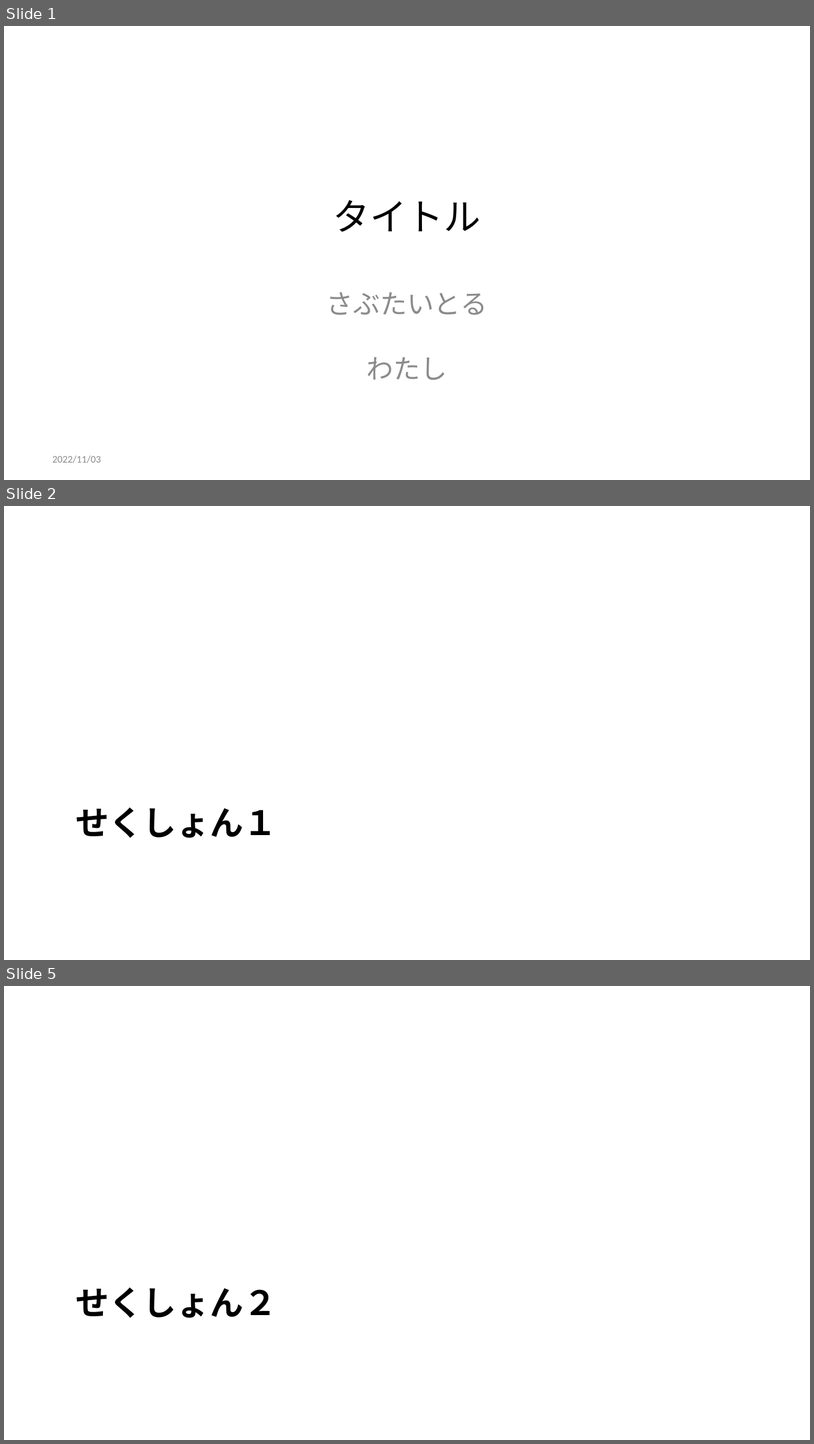
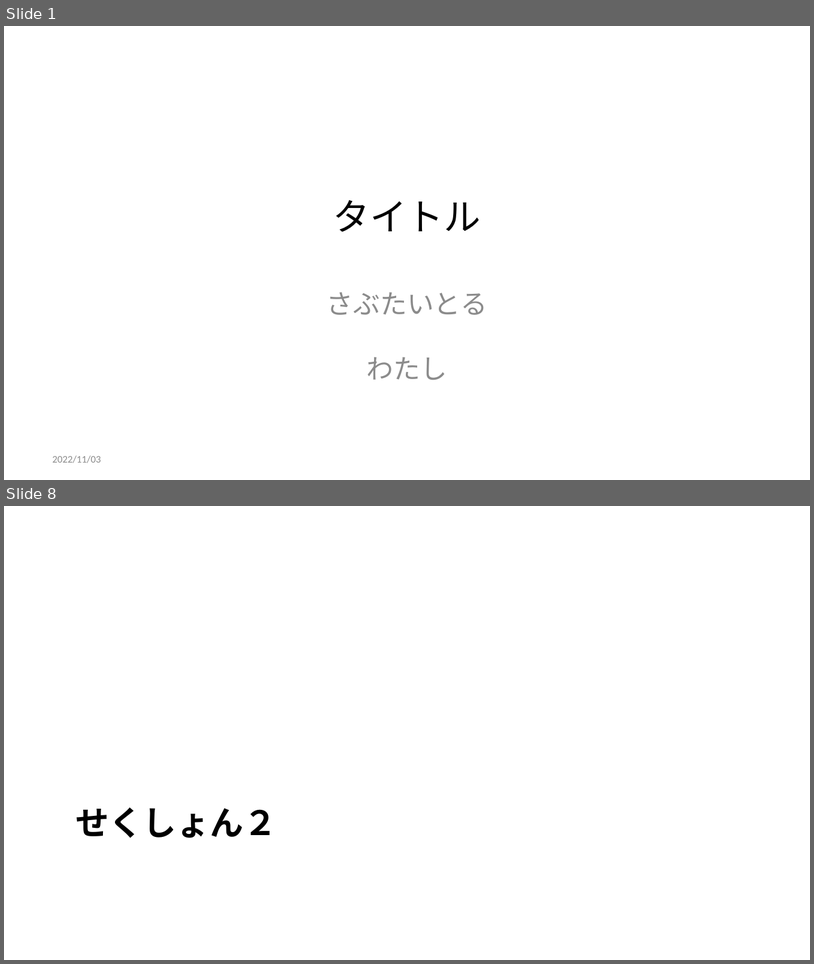
Before and after one commit to kfjt/md2pptxJP, a slide deck: outfile.pptx. Shown one above the other, each under a label of ours: slides 1, 2 and 5 before the commit, slides 1 and 8 after it; the slides between them are not shown. The pictures are 814x1444 and 814x964 pixels, drawn with LibreOffice and Linux fonts; fonts in the diff are those of the drawing. Boxes give left, top, right and bottom in pixels: in the first picture for what was removed or moved away, otherwise in the second. Text is boxed around its words. In the diff, an @@ line names an element or a change of style, - is before the commit and + after.

```diff
--- a/outfile.pptx
+++ b/outfile.pptx
@@ slide 2 removed at (4,506,810,960), background #FFFFFF @@
@@ title removed at (76,807,278,838) @@
-せくしょん１
@@ what was slide 5 is now slide 8 @@
```
Also in this commit, not shown: 4 slides changed, 4 slides added, 2 other slides removed, 6 other files.
